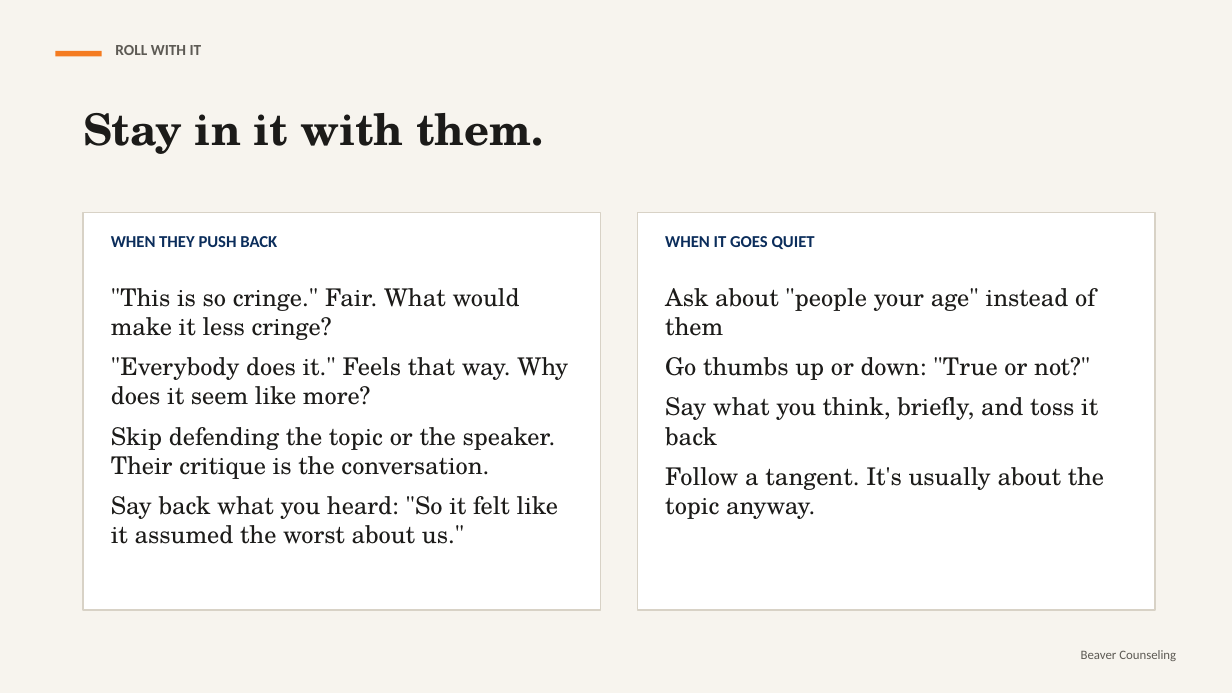
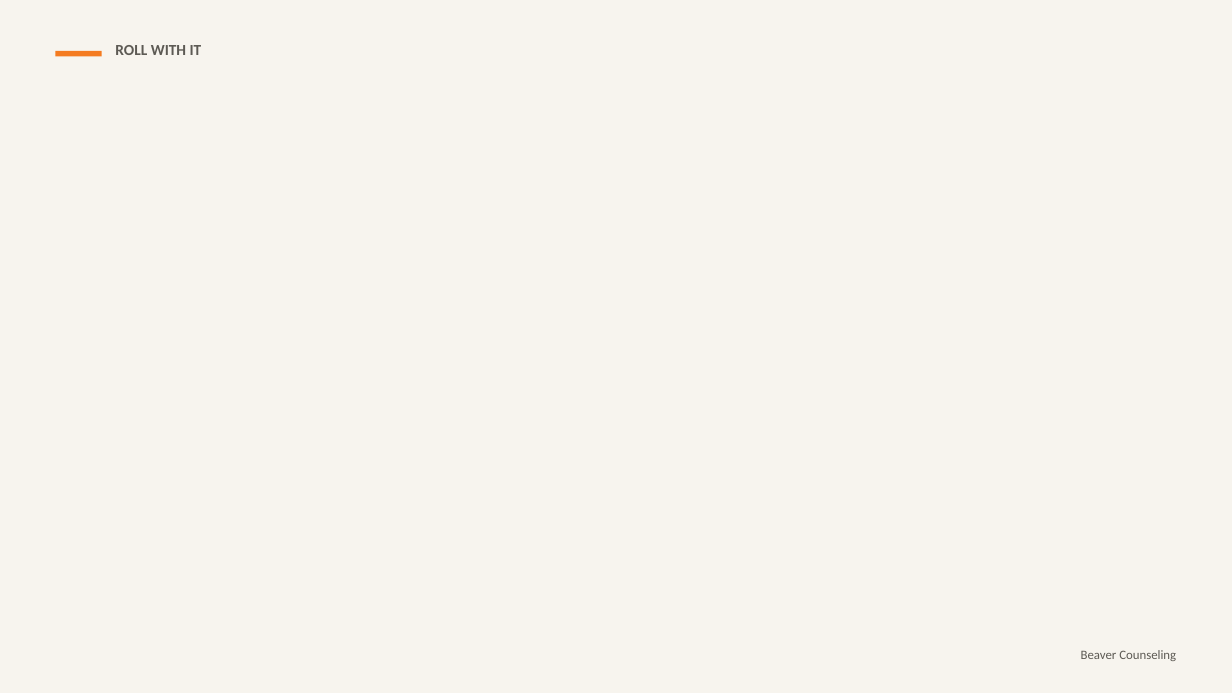
Before and after one commit to rmwtoolkit/bcds-toolkit, a slide deck: slide 12 of decks/less-cringe-more-connection-lesson-v2.pptx. Drawn at 1232x693 pixels with LibreOffice and Linux fonts; fonts in the diff are those of the drawing; background and template pictures are left out. Boxes give left, top, right and bottom in pixels: in the first picture for what was removed or moved away, otherwise in the second. Text is boxed around its words. In the diff, an @@ line names an element or a change of style, - is before the commit and + after.

```diff
--- a/decks/less-cringe-more-connection-lesson-v2.pptx
+++ b/decks/less-cringe-more-connection-lesson-v2.pptx
@@ text removed at [83,113,543,154] @@
-Stay in it with them.
@@ rectangle removed at [83,213,601,610] @@
@@ text removed at [111,236,277,247] @@
-WHEN THEY PUSH BACK
@@ rectangle removed at [638,213,1155,610] @@
@@ text removed at [665,236,815,249] @@
-WHEN IT GOES QUIET
@@ text removed at [111,288,568,544] @@
-"This is so cringe." Fair. What would make it less cringe?
-"Everybody does it." Feels that way. Why does it seem like more?
-Skip defending the topic or the speaker. Their critique is the conversation.
-Say back what you heard: "So it felt like it assumed the worst about us."
@@ text removed at [665,288,1104,519] @@
-Ask about "people your age" instead of them
-Go thumbs up or down: "True or not?"
-Say what you think, briefly, and toss it back
-Follow a tangent. It's usually about the topic anyway.
```
Also in this commit, not shown: 13 other slides changed, 4 slides added, 13 other files.
